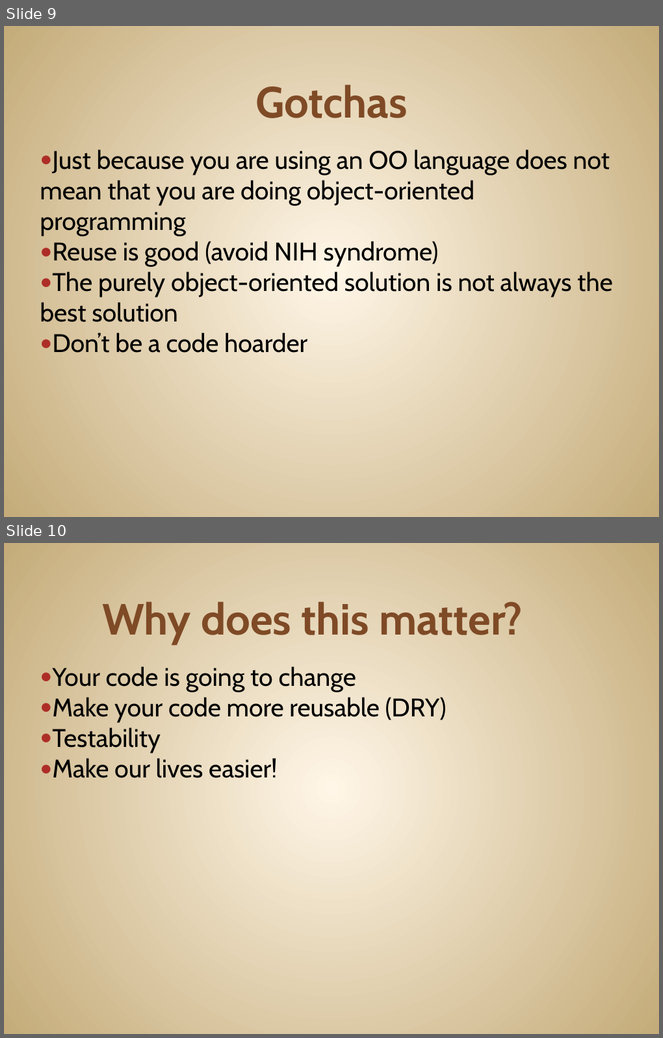
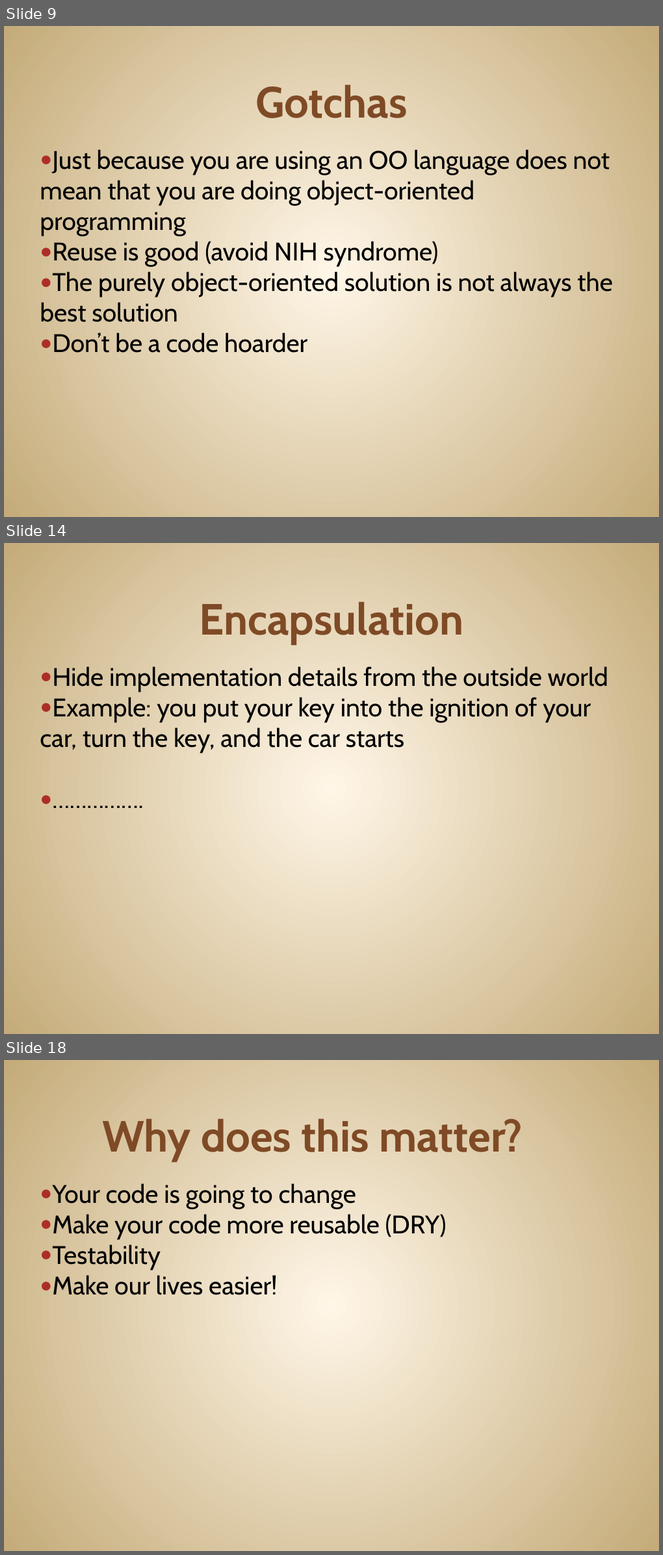
Before and after one commit to JonKruger/oop-solid-sample, a slide deck: slides/OOP-SOLID-CodeMash.pptx. Shown one above the other, each under a label of ours: slides 9 and 10 before the commit, slides 9, 14 and 18 after it; the slides between them are not shown. The pictures are 663x1038 and 663x1555 pixels, drawn with LibreOffice and Linux fonts; fonts in the diff are those of the drawing. Boxes give left, top, right and bottom in pixels: in the first picture for what was removed or moved away, otherwise in the second. Text is boxed around its words. In the diff, an @@ line names an element or a change of style, - is before the commit and + after.

```diff
--- a/slides/OOP-SOLID-CodeMash.pptx
+++ b/slides/OOP-SOLID-CodeMash.pptx
@@ slide 14 added at (4, 543, 659, 1034), background gradient #FFF7E8 to #C4AA7A @@
@@ title added at (199, 601, 464, 644), 48 pt, text #804B26, bold @@
+Encapsulation
@@ text added at (40, 667, 608, 754), 28 pt, text #000000 @@
+● Hide implementation details from the outside world
+● Example: you put your key into the ignition of your car, turn the key, and the car starts
+● …………….
@@ what was slide 10 is now slide 18 @@
```
Also in this commit, not shown: 2 slides changed, 7 other slides added.
